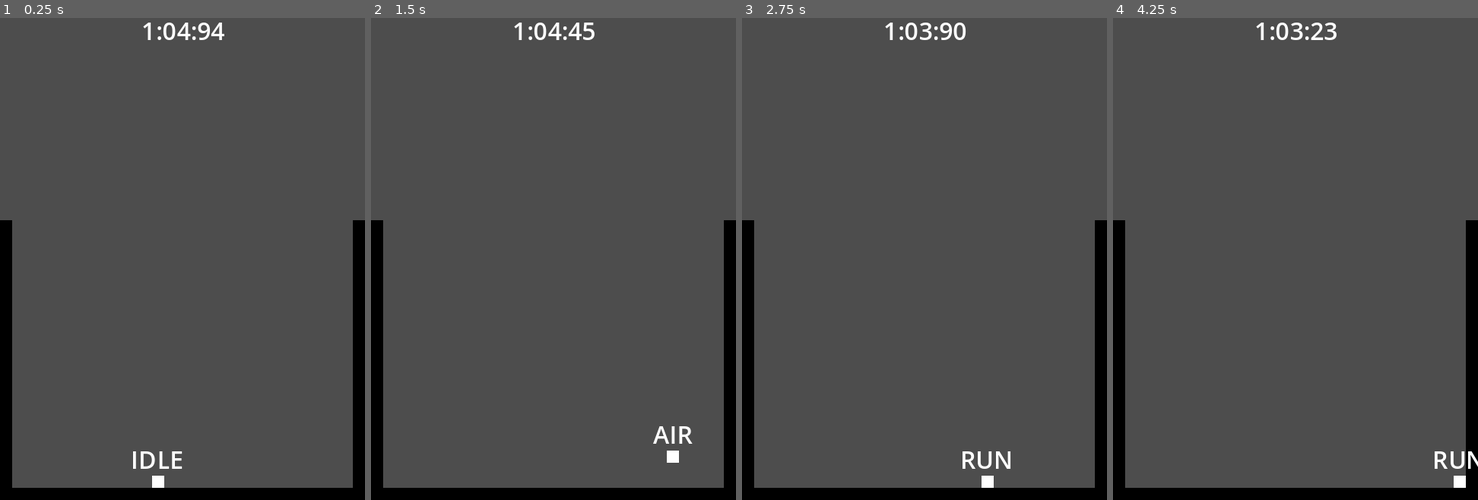
Above: before the commit, frames 1-4 (left to right).
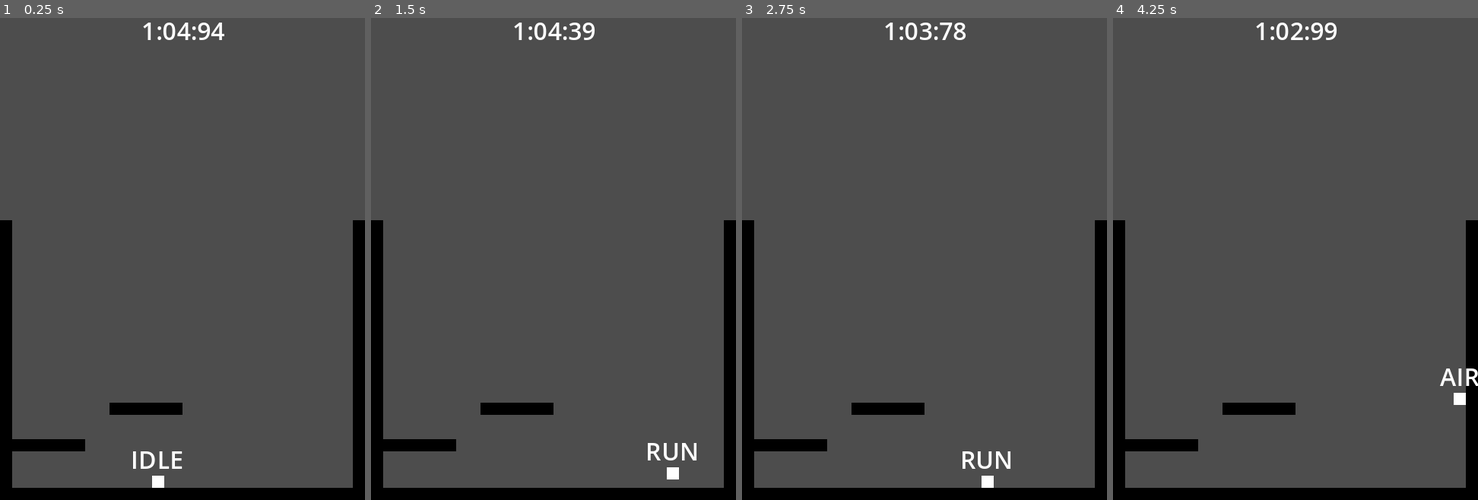
Above: after the commit, the same moments.

Repository: paperman5/time-wizard
Game: Godot game, scene res://levels/test_level.tscn
The game is run twice, just before and just after one commit, with the same random seed, the same clock (stepped at 60 frames per second) and the same inputs.
Inputs:
- Up to frame 1 (0.25 s): no input
- Up to frame 2 (1.5 s): tap Enter at 0.5 s; hold D (move_right) from 0.53 s (still down); tap Space (jump) at 0.6, 0.77, 1.07, 1.35 s
- Up to frame 3 (2.75 s): tap Space (jump) at 1.52, 1.82, 2.1 s; release D (move_right) at 2.03 s; hold A (move_left) from 2.03 s (still down)
- Up to frame 4 (4.25 s): release A (move_left) at 2.78 s; hold D (move_right) from 2.78 s (still down); tap Space (jump) at 2.85, 3.02, 3.32, 3.6, 3.77, 4.07 s

The runs differ from the first frame. In frame 1, 1.0% of the frame differs, in the area x 3-50%, y 79-90%; in frame 2, 1.7%; in frame 3, 1.1%; in frame 4, 1.7%, in the area x 3-100%, y 0-98%.

Commit message:
Double jumping

Diff:
--- a/levels/test_level.tscn
+++ b/levels/test_level.tscn
@@ -7,7 +7,7 @@
 track = NodePath("Player")
 
 [node name="TileMap" parent="." index="1"]
-layer_0/tile_data = PackedInt32Array(2555904, 0, 0, 2490368, …(1045 unchanged characters)… 5213, 0, 0, 1179677, 0, 0, 1114141, 0, 0)
+layer_0/tile_data = PackedInt32Array(2555904, 0, 0, 2490368, …(1045 unchanged characters)… 5213, 0, 0, 1179677, 0, 0, 1114141, 0, 0, 2293761, 0, 0, 2293762, 0, 0, 2293763, 0, 0, 2293764, 0, 0, 2293765, 0, 0, 2293766, 0, 0, 2097161, 0, 0, 2097162, 0, 0, 2097163, 0, 0, 2097164, 0, 0, 2097165, 0, 0, 2097166, 0, 0)
 
 [node name="Player" parent="." index="2" instance=ExtResource("2_oeuyf")]
 position = Vector2(104, 290)
--- a/player/player.gd
+++ b/player/player.gd
@@ -1,22 +1,28 @@
 class_name Player
 extends CharacterBody2D
 
+@export_category("Max Speed")
 @export var max_speed : float = 120.0
 @export var max_fall_speed : float = 300.0
+@export_category("Accel/Decel")
 @export var gnd_accel : float = 500.0
 @export var gnd_decel : float = 500.0
 @export var air_accel : float = 500.0
 @export var air_decel : float = 50.0
+@export_category("Jumping")
 @export var jump_height : float = 35.0
 @export var jump_apex_time : float = 0.3
 @export var coyote_jump_frames : int = 4
 @export var jump_buffer_frames : int = 4
+@export var default_jumps : int = 2
 
 var jump_speed : float
 var gravity : Vector2
 var _input_ud : Vector2 = Vector2.ZERO
 var _input_lr : Vector2 = Vector2.ZERO
 var deadzone : float = 0.1
+var jumps = default_jumps
+var airtime : float = 0.0
 
 @onready var state_label = get_node("%StateLabel") as Label
 
@@ -31,8 +37,15 @@
 	var input = Vector2(_input_lr.y - _input_lr.x, _input_ud.y - _input_ud.x)
 	return input if input.length() > deadzone else Vector2.ZERO
 
-func jump():
-	velocity.y = -jump_speed
+func jump(reduce_jumps : bool = true):
+	if jumps > 0:
+		velocity.y = -jump_speed
+		airtime = 0.0
+		if reduce_jumps:
+			jumps -= 1
+
+func reset_jumps():
+	jumps = default_jumps
 
 func _unhandled_input(event):
 	if event.is_action_pressed("move_up"):
--- a/player/statemachine/air.gd
+++ b/player/statemachine/air.gd
@@ -3,30 +3,33 @@
 
 var jump_pressed := false
 var time_since_jump_pressed := 0.0 # for jump buffering
-var airtime : float = 0.0
 var coyote_jump_threshold : float
 var jump_buffer_threshold : float
+var coyote_failed : bool = false
 
 # If we get a message asking us to jump, we jump.
 func enter(msg := {}) -> void:
 	player.state_label.text = "AIR"
+	coyote_failed = false
 	if msg.has("do_jump"):
 		player.jump()
+		coyote_failed = true
 	coyote_jump_threshold = float(player.coyote_jump_frames) / 60.0
 	jump_buffer_threshold = float(player.jump_buffer_frames) / 60.0
 
 func update(delta):
-	var input_direction: Vector2 = player.get_input_direction()
-
-	airtime += delta
+	player.airtime += delta
 	if jump_pressed:
 		time_since_jump_pressed += delta
+	if player.airtime > coyote_jump_threshold and not coyote_failed:
+		player.jumps -= 1
+		coyote_failed = true
 
 func physics_update(delta: float) -> void:
 
 	var input_direction: Vector2 = player.get_input_direction()
 	var accel_x : Vector2
-	if not is_equal_approx(input_direction.x, 0.0):
+	if not is_zero_approx(input_direction.x):
 		accel_x = player.air_accel * input_direction
 	else:
 		accel_x = -sign(player.velocity.x) * player.air_decel * Vector2.RIGHT
@@ -40,15 +43,14 @@
 
 	# "coyote jumping" for a couple frames after leaving a ledge
 	if Input.is_action_just_pressed("jump"):
-		if airtime <= coyote_jump_threshold:
-			player.jump()
-		else:
-			jump_pressed = true
-			time_since_jump_pressed = 0.0
+		player.jump()
+		coyote_failed = true
+		jump_pressed = true
+		time_since_jump_pressed = 0.0
 
 	# Landing.
 	if player.is_on_floor():
-		airtime = 0.0
+		player.airtime = 0.0
 		var msg = {from_air = true}
 		if time_since_jump_pressed <= jump_buffer_threshold and jump_pressed:
 			msg = {jump_buffered = true}
--- a/player/statemachine/idle.gd
+++ b/player/statemachine/idle.gd
@@ -3,6 +3,7 @@
 # Upon entering the state, we set the Player node's velocity to zero.
 func enter(msg := {}) -> void:
 	player.state_label.text = "IDLE"
+	player.reset_jumps()
 	if msg.has("jump_buffered"):
 		state_machine.transition_to("Air", {do_jump = true})
 	else:
--- a/player/statemachine/run.gd
+++ b/player/statemachine/run.gd
@@ -2,14 +2,11 @@
 
 func enter(msg := {}) -> void:
 	player.state_label.text = "RUN"
+	player.reset_jumps()
 	if msg.has("jump_buffered"):
 		state_machine.transition_to("Air", {do_jump = true})
 
 func physics_update(delta: float) -> void:
-
-	if not player.is_on_floor():
-		state_machine.transition_to("Air")
-		return
 
 	var input_direction: Vector2 = player.get_input_direction()
 	var accel : Vector2
@@ -29,6 +26,10 @@
 
 	player.move_and_slide()
 
+	if not player.is_on_floor():
+		state_machine.transition_to("Air")
+		return
+
 	if Input.is_action_just_pressed("jump"):
 		state_machine.transition_to("Air", {do_jump = true})
 	elif is_zero_approx(input_direction.x) and is_zero_approx(player.velocity.x):
